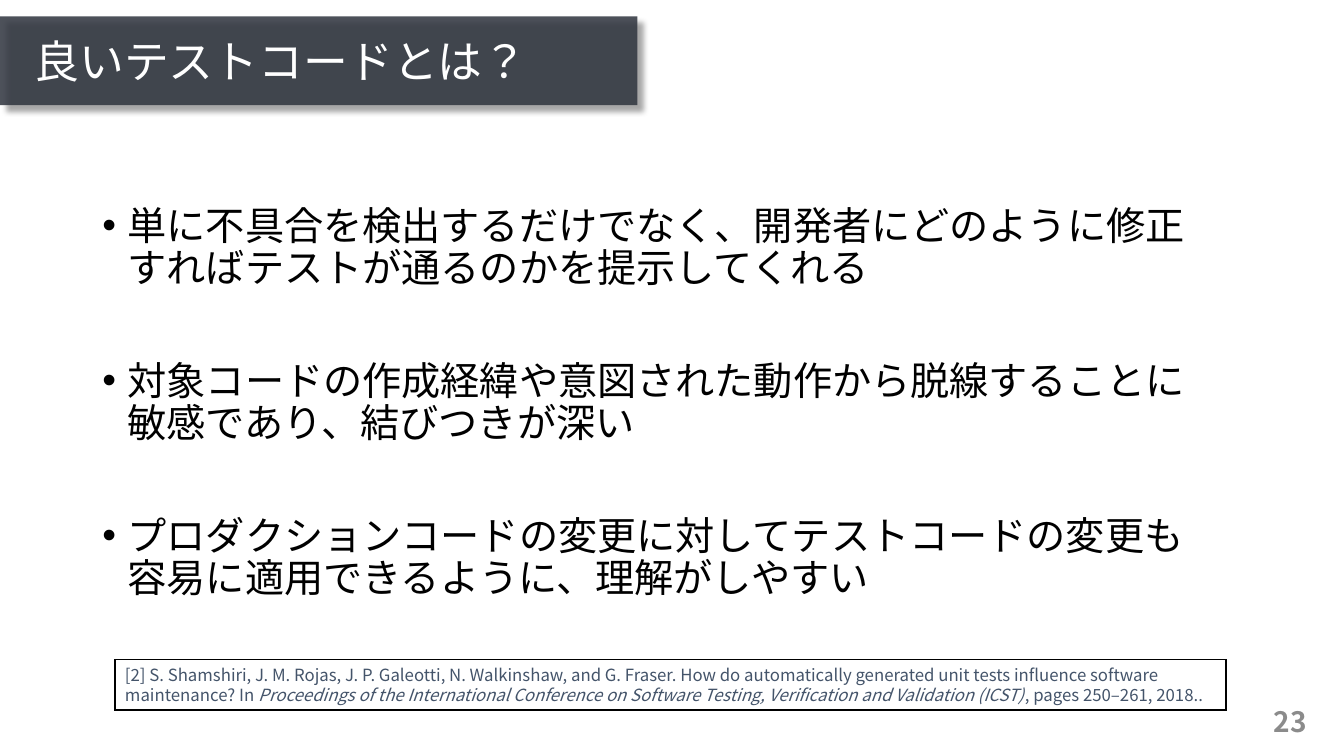
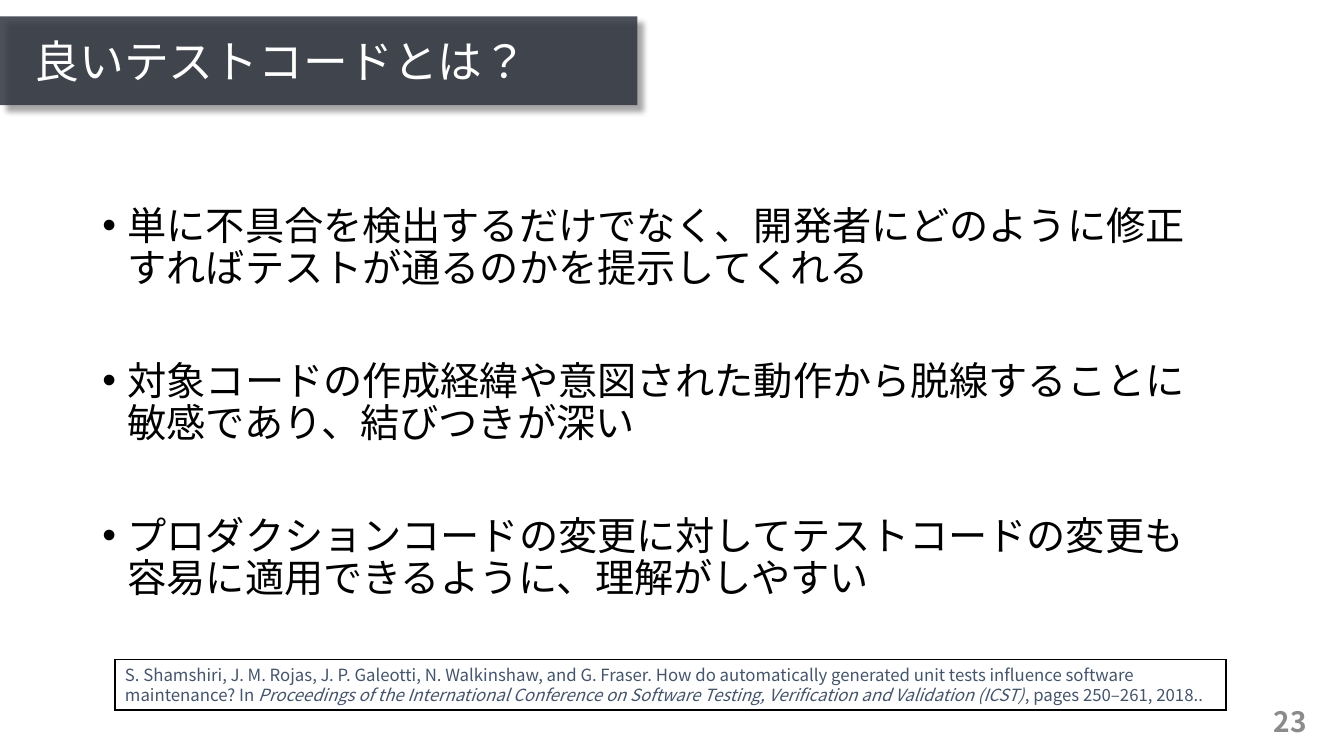
Before and after one commit to ryosuke-ku/mthesis2020-pre, a slide deck: slide 23 of presentation_kurachi.pptx. Drawn at 1344x756 pixels with LibreOffice and Linux fonts; fonts in the diff are those of the drawing. Boxes give left, top, right and bottom in pixels: in the first picture for what was removed or moved away, otherwise in the second. Text is boxed around its words. In the diff, an @@ line names an element or a change of style, - is before the commit and + after.

Commit message:
add

```diff
--- a/presentation_kurachi.pptx
+++ b/presentation_kurachi.pptx
@@ text in rectangle at (x1=125, y1=667, x2=1203, y2=705): text changed @@
-[2] S. Shamshiri, J. M. Rojas, J. P. Galeotti, N. Walkinshaw, and G. Fraser. How do automatically generated unit tests inﬂuence software maintenance? In Proceedings of the International Conference on Software Testing, Veriﬁcation and Validation (ICST), pages 250–261, 2018..
+S. Shamshiri, J. M. Rojas, J. P. Galeotti, N. Walkinshaw, and G. Fraser. How do automatically generated unit tests inﬂuence software maintenance? In Proceedings of the International Conference on Software Testing, Veriﬁcation and Validation (ICST), pages 250–261, 2018..
```
Also in this commit, not shown: 3 other slides changed.
